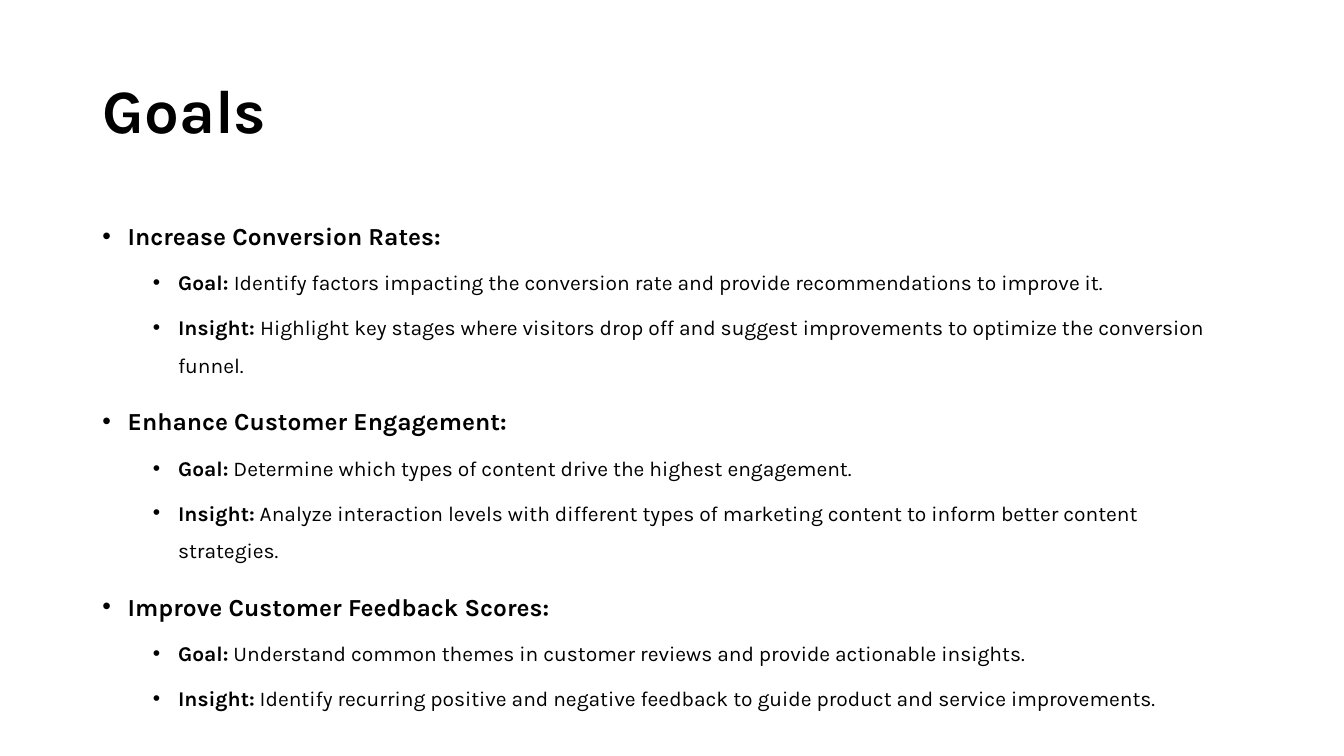
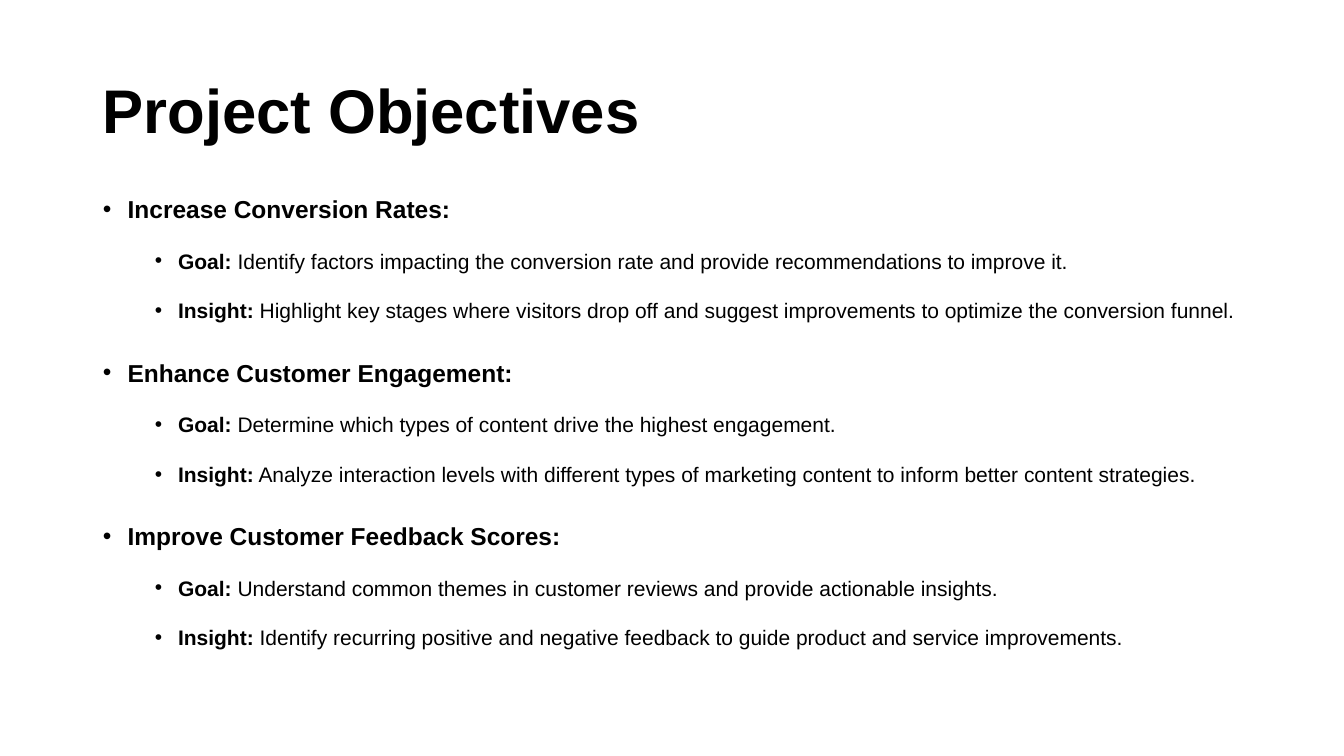
Before and after one commit to Engineer-Harshad/e-commerce-growth-intelligence-project, a slide deck: slide 4 of presentation/Business Problem.pptx (slide 6 before the commit). Drawn at 1344x756 pixels with LibreOffice and Linux fonts; fonts in the diff are those of the drawing. Boxes give left, top, right and bottom in pixels: in the first picture for what was removed or moved away, otherwise in the second. Text is boxed around its words. In the diff, an @@ line names an element or a change of style, - is before the commit and + after.

Commit message:
Updated project files

```diff
--- a/presentation/Business Problem.pptx
+++ b/presentation/Business Problem.pptx
@@ title at [102,88,639,145]: text changed; font Karla to Arial @@
-Goals
+Project Objectives
@@ text "Increase Conversion Rates:": place and size @@
-text "Increase Conversion Rates:" at [128,227,1203,712]
+text "Increase Conversion Rates:" at [128,200,1234,650]
@@ text "Increase Conversion Rates:" at [128,200,1234,650]: font Karla to Arial; line spacing 1.5 to 1.7; less space between paragraphs; indent changed @@
```
Also in this commit, not shown: 3 other slides changed, 2 slides removed, 10 other files.
